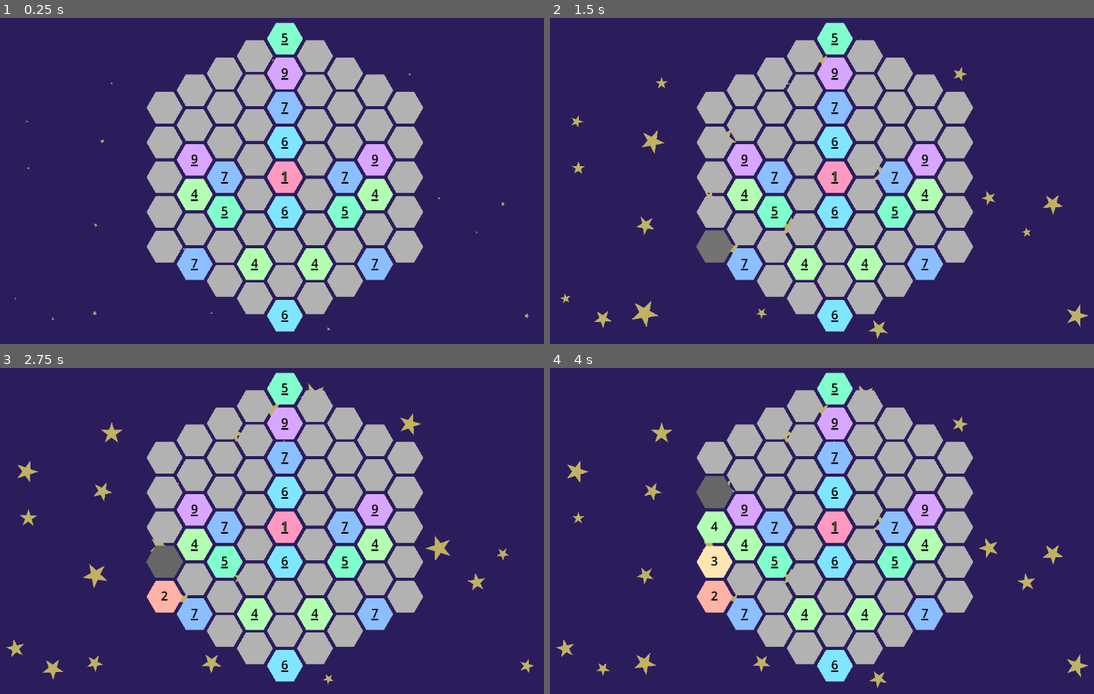
Above: before the commit, frames 1-4 (two rows, left to right).
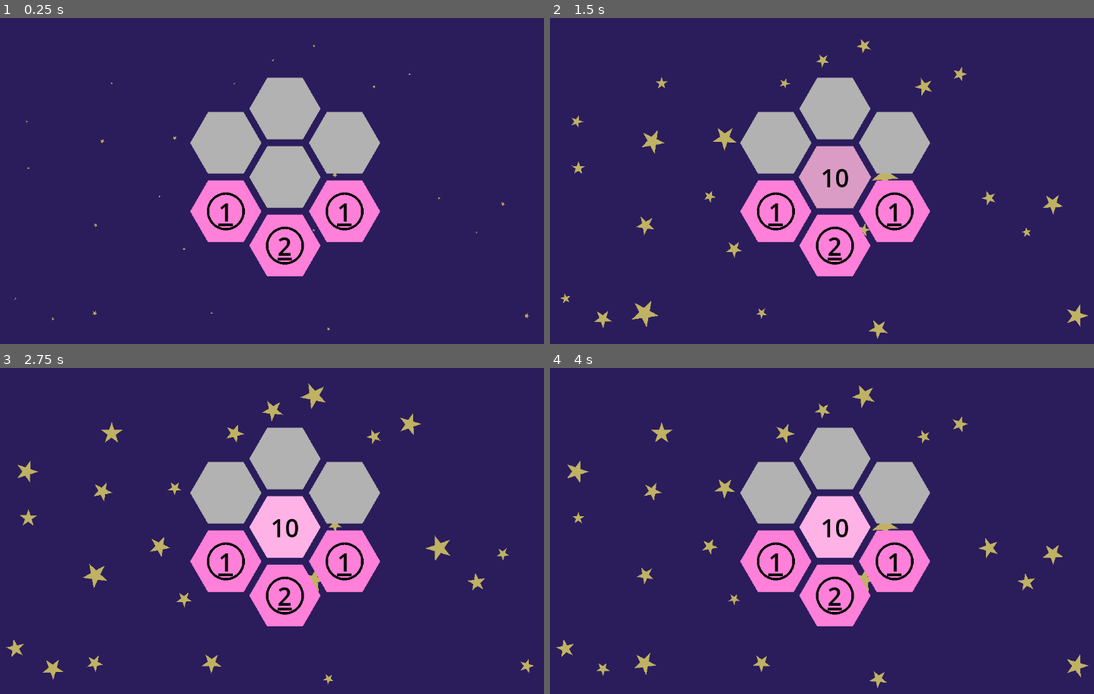
Above: after the commit, the same moments.

Repository: CattacoCattaco/Fillhex
Game: Godot game, scene res://game/game.tscn
Two runs of this game, one before a commit and one after it. Both use one fixed random seed, a clock stepped at 60 frames per second and the inputs below.
Inputs (mouse positions are in pixels of both pictures, inside the frame that each line leads up to):
- Up to frame 1 (0.25 s): no input
- Up to frame 2 (1.5 s): tap Enter (hex_deselect) at 0.5 s; hold Right 0.53-1.28 s; hold 1 (hex_1) 0.53-1.28 s; click (832, 177) at 0.67 s; move the mouse to (713, 246) at 1.27 s; hold Down from 1.28 s (still down); tap 0 (hex_10) at 1.35 s; click (713, 246) at 1.42 s
- Up to frame 3 (2.75 s): move the mouse to (163, 560) at 2.02 s; release Down at 2.03 s; hold Right from 2.03 s (still down); hold 2 (hex_2) from 2.03 s (still down); click (163, 560) at 2.17 s
- Up to frame 4 (4 s): move the mouse to (713, 527) at 2.77 s; release Right at 2.78 s; release 2 (hex_2) at 2.78 s; hold Up 2.78-3.53 s; tap 3 (hex_3) at 2.85 s; click (713, 527) at 2.92 s; move the mouse to (713, 491) at 3.52 s; hold Left from 3.53 s (still down); hold 4 (hex_4) from 3.53 s (still down); click (713, 491) at 3.67 s

The runs differ from the first frame. In frame 1, 29% of the frame differs, in the area x 26-78%, y 1-97%; in frame 2, 30%; in frame 3, 30%; in frame 4, 30%.

Commit message:
Add More Circle Levels
Added two more levels about the circle mechanic

Diff:
--- a/game/game.tscn
+++ b/game/game.tscn
@@ -37,5 +37,5 @@
 
 [node name="LevelManager" type="Node" parent="." unique_id=637236259 node_paths=PackedStringArray("hex_grid")]
 script = ExtResource("3_h7iqs")
-current_level = 9
+current_level = 10
 hex_grid = NodePath("../HexGrid")
--- /dev/null
+++ b/game/hex_grid/level/data/levels/level_11.tres
@@ -0,0 +1,103 @@
+[gd_resource type="Resource" script_class="LevelData" format=3 uid="uid://ha13lvv0tkin"]
+
+[ext_resource type="Script" uid="uid://c6v7pw3whrr78" path="res://game/hex_grid/hex/hex_state/hex_data.gd" id="1_kyr1y"]
+[ext_resource type="Script" uid="uid://hu5ar83kekht" path="res://game/hex_grid/level/data/level_data.gd" id="2_m05ac"]
+
+[sub_resource type="Resource" id="Resource_m05ac"]
+script = ExtResource("1_kyr1y")
+number = 3
+given = true
+
+[sub_resource type="Resource" id="Resource_bhy7j"]
+script = ExtResource("1_kyr1y")
+
+[sub_resource type="Resource" id="Resource_udrgq"]
+script = ExtResource("1_kyr1y")
+
+[sub_resource type="Resource" id="Resource_c5q0y"]
+script = ExtResource("1_kyr1y")
+number = 2
+given = true
+clue_type = 1
+
+[sub_resource type="Resource" id="Resource_17td5"]
+script = ExtResource("1_kyr1y")
+
+[sub_resource type="Resource" id="Resource_1k3u3"]
+script = ExtResource("1_kyr1y")
+number = 4
+given = true
+clue_type = 1
+
+[sub_resource type="Resource" id="Resource_gwijb"]
+script = ExtResource("1_kyr1y")
+
+[sub_resource type="Resource" id="Resource_n3xfs"]
+script = ExtResource("1_kyr1y")
+
+[sub_resource type="Resource" id="Resource_serg2"]
+script = ExtResource("1_kyr1y")
+
+[sub_resource type="Resource" id="Resource_lordf"]
+script = ExtResource("1_kyr1y")
+
+[sub_resource type="Resource" id="Resource_7guvf"]
+script = ExtResource("1_kyr1y")
+
+[sub_resource type="Resource" id="Resource_atvyf"]
+script = ExtResource("1_kyr1y")
+number = 4
+given = true
+clue_type = 1
+
+[sub_resource type="Resource" id="Resource_bt54i"]
+script = ExtResource("1_kyr1y")
+
+[sub_resource type="Resource" id="Resource_1882m"]
+script = ExtResource("1_kyr1y")
+
+[sub_resource type="Resource" id="Resource_4b338"]
+script = ExtResource("1_kyr1y")
+
+[sub_resource type="Resource" id="Resource_qit02"]
+script = ExtResource("1_kyr1y")
+metadata/_custom_type_script = "uid://c6v7pw3whrr78"
+
+[sub_resource type="Resource" id="Resource_kyr1y"]
+script = ExtResource("1_kyr1y")
+number = 2
+given = true
+clue_type = 1
+
+[sub_resource type="Resource" id="Resource_1mooc"]
+script = ExtResource("1_kyr1y")
+
+[sub_resource type="Resource" id="Resource_cpvf7"]
+script = ExtResource("1_kyr1y")
+number = 3
+given = true
+
+[resource]
+script = ExtResource("2_m05ac")
+hexes = Dictionary[Vector2i, ExtResource("1_kyr1y")]({
+Vector2i(-2, 0): SubResource("Resource_lordf"),
+Vector2i(-2, 1): SubResource("Resource_7guvf"),
+Vector2i(-2, 2): SubResource("Resource_atvyf"),
+Vector2i(-1, -1): SubResource("Resource_n3xfs"),
+Vector2i(-1, 0): SubResource("Resource_kyr1y"),
+Vector2i(-1, 1): SubResource("Resource_m05ac"),
+Vector2i(-1, 2): SubResource("Resource_bt54i"),
+Vector2i(0, -2): SubResource("Resource_serg2"),
+Vector2i(0, -1): SubResource("Resource_1mooc"),
+Vector2i(0, 0): SubResource("Resource_bhy7j"),
+Vector2i(0, 1): SubResource("Resource_udrgq"),
+Vector2i(0, 2): SubResource("Resource_4b338"),
+Vector2i(1, -2): SubResource("Resource_gwijb"),
+Vector2i(1, -1): SubResource("Resource_cpvf7"),
+Vector2i(1, 0): SubResource("Resource_c5q0y"),
+Vector2i(1, 1): SubResource("Resource_1882m"),
+Vector2i(2, -2): SubResource("Resource_1k3u3"),
+Vector2i(2, -1): SubResource("Resource_17td5"),
+Vector2i(2, 0): SubResource("Resource_qit02")
+})
+metadata/_custom_type_script = "uid://hu5ar83kekht"
--- /dev/null
+++ b/game/hex_grid/level/data/levels/level_12.tres
@@ -0,0 +1,190 @@
+[gd_resource type="Resource" script_class="LevelData" format=3 uid="uid://djgt7ibjs0ru6"]
+
+[ext_resource type="Script" uid="uid://c6v7pw3whrr78" path="res://game/hex_grid/hex/hex_state/hex_data.gd" id="1_m5u4u"]
+[ext_resource type="Script" uid="uid://hu5ar83kekht" path="res://game/hex_grid/level/data/level_data.gd" id="2_rp37f"]
+
+[sub_resource type="Resource" id="Resource_lordf"]
+script = ExtResource("1_m5u4u")
+
+[sub_resource type="Resource" id="Resource_7guvf"]
+script = ExtResource("1_m5u4u")
+
+[sub_resource type="Resource" id="Resource_atvyf"]
+script = ExtResource("1_m5u4u")
+
+[sub_resource type="Resource" id="Resource_n3xfs"]
+script = ExtResource("1_m5u4u")
+
+[sub_resource type="Resource" id="Resource_kyr1y"]
+script = ExtResource("1_m5u4u")
+
+[sub_resource type="Resource" id="Resource_m05ac"]
+script = ExtResource("1_m5u4u")
+
+[sub_resource type="Resource" id="Resource_bt54i"]
+script = ExtResource("1_m5u4u")
+
+[sub_resource type="Resource" id="Resource_serg2"]
+script = ExtResource("1_m5u4u")
+
+[sub_resource type="Resource" id="Resource_1mooc"]
+script = ExtResource("1_m5u4u")
+
+[sub_resource type="Resource" id="Resource_bhy7j"]
+script = ExtResource("1_m5u4u")
+
+[sub_resource type="Resource" id="Resource_udrgq"]
+script = ExtResource("1_m5u4u")
+
+[sub_resource type="Resource" id="Resource_4b338"]
+script = ExtResource("1_m5u4u")
+
+[sub_resource type="Resource" id="Resource_gwijb"]
+script = ExtResource("1_m5u4u")
+
+[sub_resource type="Resource" id="Resource_cpvf7"]
+script = ExtResource("1_m5u4u")
+
+[sub_resource type="Resource" id="Resource_c5q0y"]
+script = ExtResource("1_m5u4u")
+
+[sub_resource type="Resource" id="Resource_1882m"]
+script = ExtResource("1_m5u4u")
+
+[sub_resource type="Resource" id="Resource_1k3u3"]
+script = ExtResource("1_m5u4u")
+
+[sub_resource type="Resource" id="Resource_17td5"]
+script = ExtResource("1_m5u4u")
+
+[sub_resource type="Resource" id="Resource_qit02"]
+script = ExtResource("1_m5u4u")
+metadata/_custom_type_script = "uid://c6v7pw3whrr78"
+
+[sub_resource type="Resource" id="Resource_m5u4u"]
+script = ExtResource("1_m5u4u")
+number = 5
+given = true
+clue_type = 1
+metadata/_custom_type_script = "uid://c6v7pw3whrr78"
+
+[sub_resource type="Resource" id="Resource_rp37f"]
+script = ExtResource("1_m5u4u")
+number = 1
+given = true
+clue_type = 1
+
+[sub_resource type="Resource" id="Resource_8sgc1"]
+script = ExtResource("1_m5u4u")
+
+[sub_resource type="Resource" id="Resource_a6hv8"]
+script = ExtResource("1_m5u4u")
+number = 9
+given = true
+clue_type = 1
+
+[sub_resource type="Resource" id="Resource_uchgj"]
+script = ExtResource("1_m5u4u")
+
+[sub_resource type="Resource" id="Resource_v0w0h"]
+script = ExtResource("1_m5u4u")
+
+[sub_resource type="Resource" id="Resource_ihk8t"]
+script = ExtResource("1_m5u4u")
+number = 9
+given = true
+clue_type = 1
+
+[sub_resource type="Resource" id="Resource_0atw3"]
+script = ExtResource("1_m5u4u")
+
+[sub_resource type="Resource" id="Resource_mk54q"]
+script = ExtResource("1_m5u4u")
+number = 1
+given = true
+clue_type = 1
+
+[sub_resource type="Resource" id="Resource_ut6bt"]
+script = ExtResource("1_m5u4u")
+number = 5
+given = true
+clue_type = 1
+
+[sub_resource type="Resource" id="Resource_b3bkm"]
+script = ExtResource("1_m5u4u")
+number = 1
+given = true
+clue_type = 1
+
+[sub_resource type="Resource" id="Resource_t0x3q"]
+script = ExtResource("1_m5u4u")
+
+[sub_resource type="Resource" id="Resource_b03ar"]
+script = ExtResource("1_m5u4u")
+number = 9
+given = true
+clue_type = 1
+
+[sub_resource type="Resource" id="Resource_yuwse"]
+script = ExtResource("1_m5u4u")
+
+[sub_resource type="Resource" id="Resource_15n11"]
+script = ExtResource("1_m5u4u")
+
+[sub_resource type="Resource" id="Resource_rlcgv"]
+script = ExtResource("1_m5u4u")
+number = 9
+given = true
+clue_type = 1
+
+[sub_resource type="Resource" id="Resource_3uusf"]
+script = ExtResource("1_m5u4u")
+
+[sub_resource type="Resource" id="Resource_physr"]
+script = ExtResource("1_m5u4u")
+number = 1
+given = true
+clue_type = 1
+
+[resource]
+script = ExtResource("2_rp37f")
+hexes = Dictionary[Vector2i, ExtResource("1_m5u4u")]({
+Vector2i(-3, 0): SubResource("Resource_ut6bt"),
+Vector2i(-3, 1): SubResource("Resource_mk54q"),
+Vector2i(-3, 2): SubResource("Resource_0atw3"),
+Vector2i(-3, 3): SubResource("Resource_ihk8t"),
+Vector2i(-2, -1): SubResource("Resource_b3bkm"),
+Vector2i(-2, 0): SubResource("Resource_lordf"),
+Vector2i(-2, 1): SubResource("Resource_7guvf"),
+Vector2i(-2, 2): SubResource("Resource_atvyf"),
+Vector2i(-2, 3): SubResource("Resource_v0w0h"),
+Vector2i(-1, -2): SubResource("Resource_t0x3q"),
+Vector2i(-1, -1): SubResource("Resource_n3xfs"),
+Vector2i(-1, 0): SubResource("Resource_kyr1y"),
+Vector2i(-1, 1): SubResource("Resource_m05ac"),
+Vector2i(-1, 2): SubResource("Resource_bt54i"),
+Vector2i(-1, 3): SubResource("Resource_uchgj"),
+Vector2i(0, -3): SubResource("Resource_b03ar"),
+Vector2i(0, -2): SubResource("Resource_serg2"),
+Vector2i(0, -1): SubResource("Resource_1mooc"),
+Vector2i(0, 0): SubResource("Resource_bhy7j"),
+Vector2i(0, 1): SubResource("Resource_udrgq"),
+Vector2i(0, 2): SubResource("Resource_4b338"),
+Vector2i(0, 3): SubResource("Resource_a6hv8"),
+Vector2i(1, -3): SubResource("Resource_yuwse"),
+Vector2i(1, -2): SubResource("Resource_gwijb"),
+Vector2i(1, -1): SubResource("Resource_cpvf7"),
+Vector2i(1, 0): SubResource("Resource_c5q0y"),
+Vector2i(1, 1): SubResource("Resource_1882m"),
+Vector2i(1, 2): SubResource("Resource_8sgc1"),
+Vector2i(2, -3): SubResource("Resource_15n11"),
+Vector2i(2, -2): SubResource("Resource_1k3u3"),
+Vector2i(2, -1): SubResource("Resource_17td5"),
+Vector2i(2, 0): SubResource("Resource_qit02"),
+Vector2i(2, 1): SubResource("Resource_rp37f"),
+Vector2i(3, -3): SubResource("Resource_rlcgv"),
+Vector2i(3, -2): SubResource("Resource_3uusf"),
+Vector2i(3, -1): SubResource("Resource_physr"),
+Vector2i(3, 0): SubResource("Resource_m5u4u")
+})
+metadata/_custom_type_script = "uid://hu5ar83kekht"
--- a/game/hex_grid/level/manager/level_manager.gd
+++ b/game/hex_grid/level/manager/level_manager.gd
@@ -9,6 +9,14 @@
 
 
 func _ready() -> void:
+	find_levels()
+
+	load_level(current_level)
+
+
+func find_levels() -> void:
+	levels = []
+
 	var i: int = 0
 	var path: String = "res://game/hex_grid/level/data/levels/level_%d.tres" % i
 
@@ -17,8 +25,6 @@
 
 		i += 1
 		path = "res://game/hex_grid/level/data/levels/level_%d.tres" % i
-
-	load_level(current_level)
 
 
 func next_level() -> void:
Not shown, changed: addons/leveleditor/level_editor_plugin.gd
